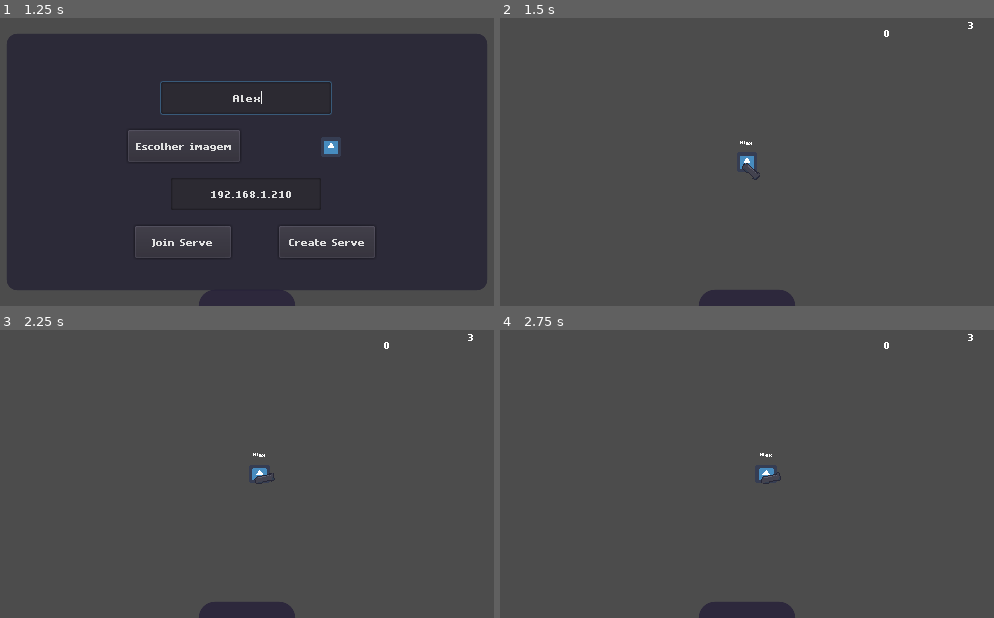
Above: before the commit, frames 1-4 (two rows, left to right).
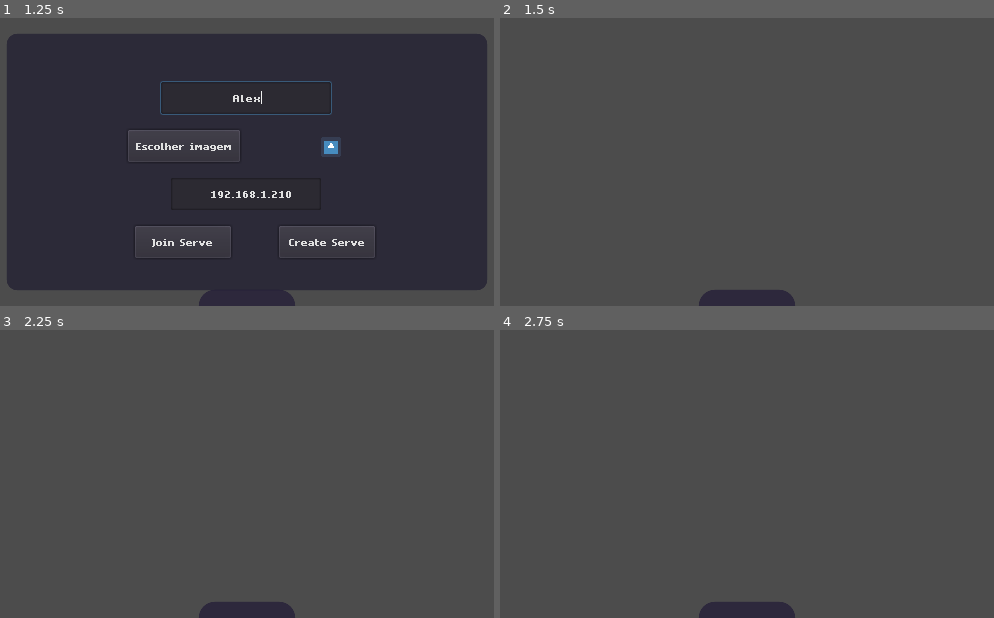
Above: after the commit, the same moments.

Repository: richard121M/godot_shootertest
Game: Godot game, scene res://layer/menu_online/Network_setup.tscn
The game is run twice, just before and just after one commit, with the same random seed, the same clock (stepped at 60 frames per second) and the same inputs. The engine's default icon, where the game draws it, is replaced by a stand-in: a white triangle on a blue panel in a dark square.
Inputs (mouse positions are in pixels of both pictures, inside the frame that each line leads up to):
- Up to frame 1 (1.25 s): click (247, 98) at 0.52 s; type "Alex" at 0.6 s
- Up to frame 2 (1.5 s): click "Create Serve" at 1.25 s
- Up to frame 3 (2.25 s): tap Enter at 2 s; move the mouse to (360, 459) at 2.02 s; hold Right (ui_right) from 2.03 s (still down)
- Up to frame 4 (2.75 s): keep holding Right (ui_right)

Frame 1 is identical in both runs. In frame 2, 0.2% of the frame differs, in the area x 48-96%, y 1-57%; in frame 3, 0.2%; in frame 4, 0.2%.
Error in both runs: Invalid get index '3' (on base: 'Array'). (res://online/network.gd:22)

Commit message:
shotter_game_v3

Diff:
--- a/balas/bullet.gd
+++ b/balas/bullet.gd
@@ -37,7 +37,7 @@
 	if is_network_master():
 		rpc("destroy_bullet")
 
-func _on_bullet_area_entered(area):
+func _on_bullet_area_entered(_area):
 	pass
 	#if is_network_master():
 		#rpc("destroy_bullet")
--- a/global.gd
+++ b/global.gd
@@ -1,7 +1,7 @@
 extends Node
 
 var id_adm = 0
-
+var pontos = []
 func instance_node_at_location(node:Object, parent: Object, location: Vector2) -> Object:
 	var node_instace = instance_node(node,parent)
 	node_instace.global_position = location
--- a/layer/menu_online/Network_setup.gd
+++ b/layer/menu_online/Network_setup.gd
@@ -23,7 +23,7 @@
 		pass
 	else:
 		start_game.hide()
-func _process(delta):
+func _process(_delta):
 	if get_tree().network_peer != null:
 		if get_tree().get_network_connected_peers().size() >= 0 and get_tree().is_network_server():
 			start_game.show()
@@ -31,16 +31,19 @@
 			start_game.hide()
 
 func _on_Create_server_pressed():
-	if username.text != "":
-		Network.current_player_username = username.text
-		multiplay_config_ui.hide()
-		Network.create_server()
+	#if username.text != "":
+	Network.current_player_username = username.text
+	multiplay_config_ui.hide()
+	Network.create_server()
+	set_network_master(get_tree().get_network_unique_id())
+	#	Global.id_adm = get_tree().get_network_unique_id()
+		#instance_player(get_tree().get_network_unique_id())
+func _player_connected(id) -> void:
+	print(id)
+	print("Player"+ str(id) + " has connected")
+	print(11221212)
+	instance_player(id)
 
-		Global.id_adm = get_tree().get_network_unique_id()
-		instance_player(get_tree().get_network_unique_id())
-func _player_connected(id) -> void:
-	print("Player"+ str(id) + " has connected")
-	instance_player(id)
 
 func _player_disconnected(id) -> void:
 	print("Player"+ str(id) + " has disconnected")
@@ -57,10 +60,15 @@
 func _connected_to_server() -> void:
 	yield(get_tree().create_timer(0.1), "timeout")
 	instance_player(get_tree().get_network_unique_id())
+	if Players.has_node(str(1)):
+		Players.get_node(str(1)).queue_free()
 
 func instance_player(id) -> void:
 	var player_instace = Global.instance_node_at_location(player,Players,Vector2(512/2,288/2))
 	player_instace.name = str(id)
+	player_instace.id_player = Global.pontos.size() - 1
+	Global.pontos.append(0)
+	print(Global.pontos)
 	if player_img != null:
 		print("ai calica")
 		player_instace.sprite.texture = player_img
@@ -76,10 +84,8 @@
 sync func swicht_to_game() -> void:
 	get_tree().change_scene("res://layer/game/game.tscn")
 
-
 func _on_img_b_pressed():
 	$background_panel/FileDialog.popup()
-
 
 func _on_FileDialog_file_selected(path):
 	var img = Image.new()
--- a/players/playerA.tscn
+++ b/players/playerA.tscn
@@ -135,8 +135,7 @@
 margin_left = -64.0
 margin_bottom = 14.0
 custom_fonts/font = SubResource( 2 )
-text = "vida
-"
+text = "vida"
 align = 1
 valign = 1
 
@@ -145,12 +144,10 @@
 anchor_right = 1.0
 margin_left = -148.0
 margin_right = -84.0
-margin_bottom = 29.0
+margin_bottom = 13.0
 custom_fonts/font = SubResource( 2 )
-text = "vida
-"
+text = "vida"
 align = 1
-valign = 1
 
 [node name="hit_time" type="Timer" parent="."]
 wait_time = 0.2
--- a/players/playerAcode.gd
+++ b/players/playerAcode.gd
@@ -2,14 +2,12 @@
 
 var MOVE = Vector2()
 var dire = Vector2.ZERO
-var vel = 4
 var hp = 3
-puppet var puppet_hp = 3 setget puppet_set_hp
-
+var id_player = 0
+puppet var id_player_pt = 0
 
 var bala = load("res://balas/bullet.tscn")
 var score = 0
-puppet var puppet_score = 0 setget puppet_score_set
 var cusangue = true
 
 puppet var puppet_position = Vector2(0,0) setget puppet_possitin_set
@@ -18,12 +16,10 @@
 puppet var puppet_name = Network.current_player_username
 onready var tween = $Tween
 onready var sprite = $Node2D/Sprite
+var escala = Vector2(1,1)
 var textu
-var escala = Vector2(1,1)
-
 puppet var puppet_sprite : PoolByteArray
 puppet var puppet_scale = Vector2(1,1)
-
 puppet var puppet_ani = 0
 
 onready var ani = $Node2D/AnimationPlayer
@@ -32,7 +28,6 @@
 onready var t_shoter = $Timer_shoter
 onready var hud = $CanvasLayer
 onready var time_hit = $hit_time
-
 
 var s_data : PoolByteArray
 var dedo
@@ -47,15 +42,12 @@
 		rset("puppet_sprite",s_data)
 
 var temp = 0
-func ai():
-	rpc("processe_score")
-sync func processe_score():
-	rset("puppet_score",score)
+
 func _physics_process(delta):
 	#set_multiplayer_authority()
 
 	if is_network_master():
-
+		rset("id_player_pt",id_player)
 		if get_tree().get_network_connected_peers().size() != temp:
 			var s = sprite.texture.get_data()
 			rset("puppet_scale",sprite.scale)
@@ -64,7 +56,7 @@
 			rset("puppet_sprite",s_data)
 			temp = get_tree().get_network_connected_peers().size()
 		hud.show()
-		$CanvasLayer/Control/Label2.text = str(score)
+
 		$Label.text = Network.current_player_username
 		$Camera2D.current = true
 		var x_inpunt =  int(Input.is_action_pressed("ui_right"))-int(Input.is_action_pressed("ui_left"))
@@ -82,13 +74,12 @@
 				rpc("shote", get_tree().get_network_unique_id())
 				cusangue = false
 				t_shoter.start()
-		move_and_slide(MOVE*100)
-
 
 		arma.look_at(get_global_mouse_position())
+
 	else:
+		id_player = id_player_pt
 		hud.hide()
-
 
 		if puppet_ani == 0:
 			ani.play("parado")
@@ -96,7 +87,7 @@
 			ani.play("andar")
 
 		if puppet_sprite != s_data:
-			print(11221212)
+
 			var img = Image.new()
 			var err = img.load_png_from_buffer(puppet_sprite)  # Carrega a imagem dos bytes recebidos
 			if err == OK:
@@ -108,33 +99,16 @@
 				sprite.texture = tex  # Aplica a textura no Sprite
 			puppet_sprite = s_data
 
-
 		$Camera2D.current = false
-		sprite.modulate.r = 0.9
-		sprite.modulate.g = 0.9
-		sprite.modulate.b = 0.95
 		arma.rotation_degrees = lerp(arma.rotation_degrees,puppet_rotation,delta*10)
 		$Label.text = puppet_name
-		if not tween.is_active():
-			move_and_slide(puppet_velocity*10)
-	$CanvasLayer/Control/Label2.text = str(hp)
-	$CanvasLayer/Control/Label3.text = str(score)
+
+	$CanvasLayer/Control/Label2.text = "vida: " + str(hp)
+	$CanvasLayer/Control/Label3.text = "pontos: " + str(Global.pontos[id_player])
+	move_and_slide(MOVE*100)
 	if hp <= 0:
 		if get_tree().is_network_server():
 			rpc("destroy")
-sync func _score_add(dam):
-	score += dam
-
-
-
-func add_score(new_value):
-	score = new_value
-	if is_network_master():
-		rset("puppet_score",score)
-func puppet_score_set(new):
-	score = new
-	if not is_network_master():
-		puppet_score = score
 
 sync func destroy():
 	hp = 3
@@ -150,33 +124,19 @@
 	d.playim = self
 	d.rotate_player = arma.rotation
 	d.name = "bala" + name + str(Network.network_obj_name_index)
-	#d.dire = d.global_position.direction_to(get_global_mouse_position())
 	d.set_network_master(id)
 	Network.network_obj_name_index += 1
 
 func _on_Network_tick_rate_timeout():
-
 	if is_network_master():
-		#rset("puppet_sprite",s_data)
 		rset_unreliable("puppet_position",global_position)
 		rset_unreliable("puppet_velocity",MOVE)
 		rset_unreliable("puppet_rotation",arma.rotation_degrees)
 		rset_unreliable("puppet_name",Network.current_player_username)
 
-
 func _on_Timer_shoter_timeout():
 	if is_network_master():
 		cusangue = true
-func set_hp(new_value):
-	hp = new_value
-	if is_network_master():
-		rset("puppet_hp",hp)
-
-func puppet_set_hp(new_value):
-	print("ddd")
-	puppet_hp = new_value
-	if not is_network_master():
-		hp = puppet_hp
 
 func _on_hit_time_timeout():
 	modulate = Color(1,1.0,1.0,1)
@@ -186,6 +146,6 @@
 	modulate = Color(1,0.8,0.8,0.9)
 	time_hit.start()
 
-func _on_hit_box_body_entered(body):
+func _on_hit_box_body_entered(_body) -> void:
 	if get_tree().is_network_server():
 		rpc("_hit_to_damege",1)
--- a/zombie/zombie.gd
+++ b/zombie/zombie.gd
@@ -7,6 +7,7 @@
 
 var ani = 0
 var random = RandomNumberGenerator.new()
+
 
 puppet var puppet_ani = ani
 puppet var puppet_live = live
@@ -25,6 +26,7 @@
 
 func _physics_process(delta):
 	if is_network_master():
+		rset("puppet_live",live)
 		var dist = Vector2(0,0)
 		for players in list_players:
 			if dist != Vector2(0,0):
@@ -83,7 +85,8 @@
 	if body in list_players:
 		list_players.erase(body)
 
-sync func destroy():
+sync func destroy(ide):
+	Global.pontos[ide] += 1
 	queue_free()
 
 func _random_pos():
@@ -93,10 +96,19 @@
 	return pos_m
 func _on_area_hit_area_entered(area):
 
-	live -= 1
+	#live = puppet_live
+	if is_network_master():
+		live -= 1
+
+	else:
+		live = puppet_live
+		live -= 1
 	move = Vector2(global_position.direction_to(area.global_position)*-220)
-	rset("puppet_live",live)
+
+
 	if live <= 0 or puppet_live <= 0:
-		area.playim._score_add(1)
-		rpc("destroy")
-	area.rpc("destroy_bullet")
+		print(is_network_master())
+		print(area.playim.id_player)
+		rpc("destroy",area.playim.id_player)
+	if is_network_master():
+		area.rpc("destroy_bullet")
